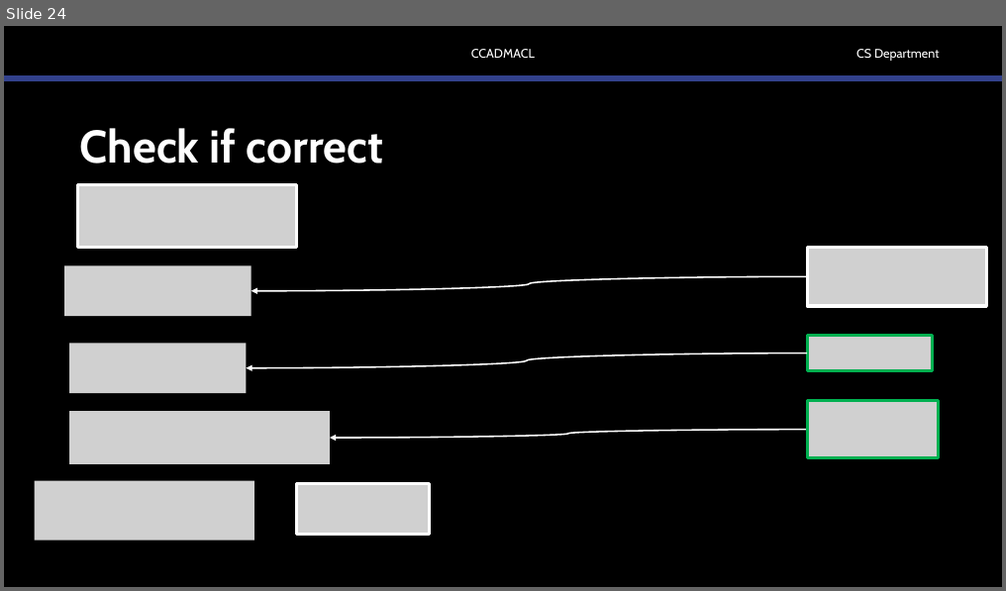
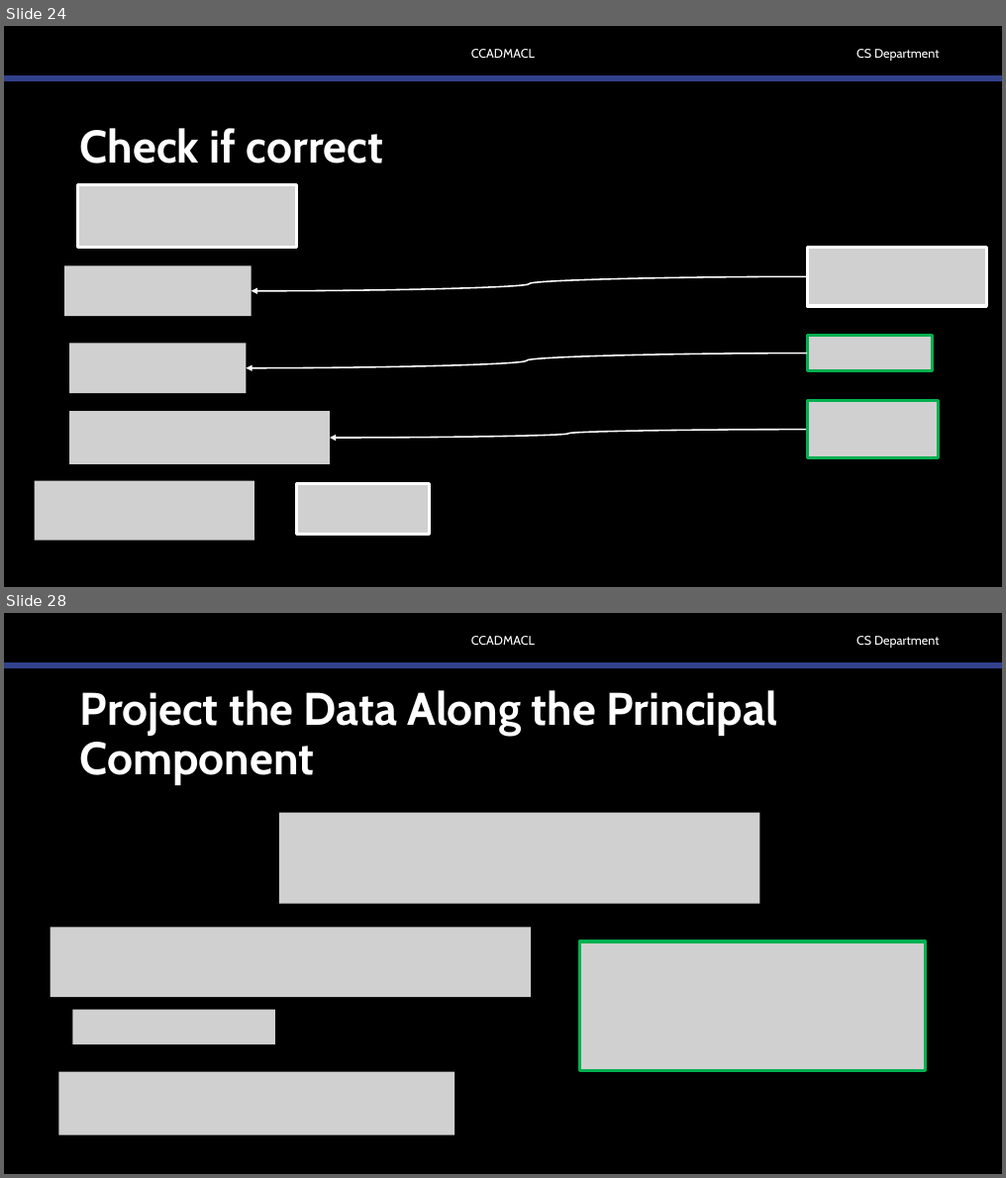
Before and after one commit to robitussin/CCADMACL, a slide deck: 7 - Principal Component Analysis/Covariance Matrix.pptx. Shown one above the other, each under a label of ours: slide 24 before the commit, slides 24 and 28 after it; the slides between them are not shown. The pictures are 1006x591 and 1006x1178 pixels, drawn with LibreOffice and Linux fonts; fonts in the diff are those of the drawing; grey boxes stand for pictures; background and template pictures are left out. Boxes give left, top, right and bottom in pixels: in the first picture for what was removed or moved away, otherwise in the second. Text is boxed around its words. In the diff, an @@ line names an element or a change of style, - is before the commit and + after.

```diff
--- a/7 - Principal Component Analysis/Covariance Matrix.pptx
+++ b/7 - Principal Component Analysis/Covariance Matrix.pptx
@@ slide 28 added at [4, 613, 1002, 1174], background #000000; not listed: 3 template elements that a slide beside it also shows @@
@@ title added at [80, 690, 777, 784], 44 pt, text #FFFFFF, bold @@
+Project the Data Along the Principal Component
@@ picture added at [279, 813, 760, 904] @@
@@ picture added at [51, 928, 531, 998] @@
@@ picture added at [580, 942, 926, 1071] @@
@@ picture added at [73, 1010, 275, 1045] @@
@@ picture added at [58, 1072, 454, 1136] @@
```
Also in this commit, not shown: 4 other slides added.
